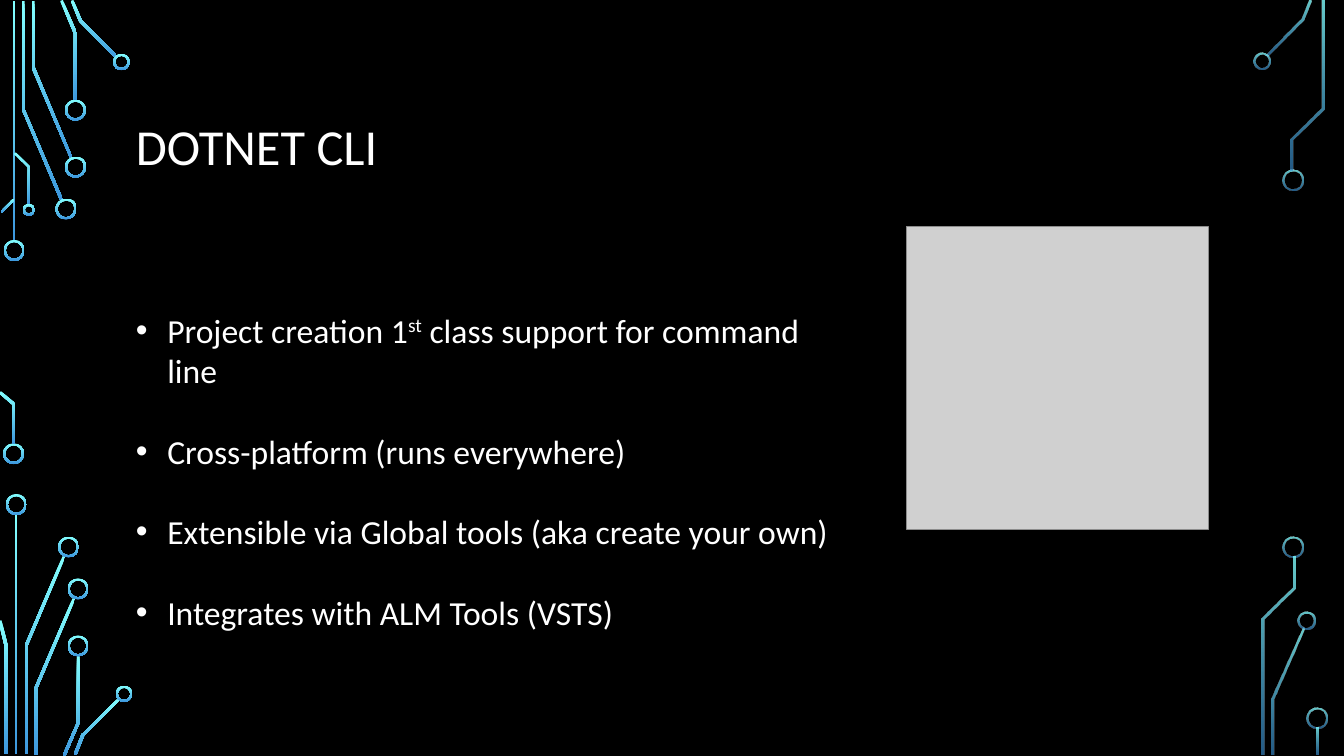
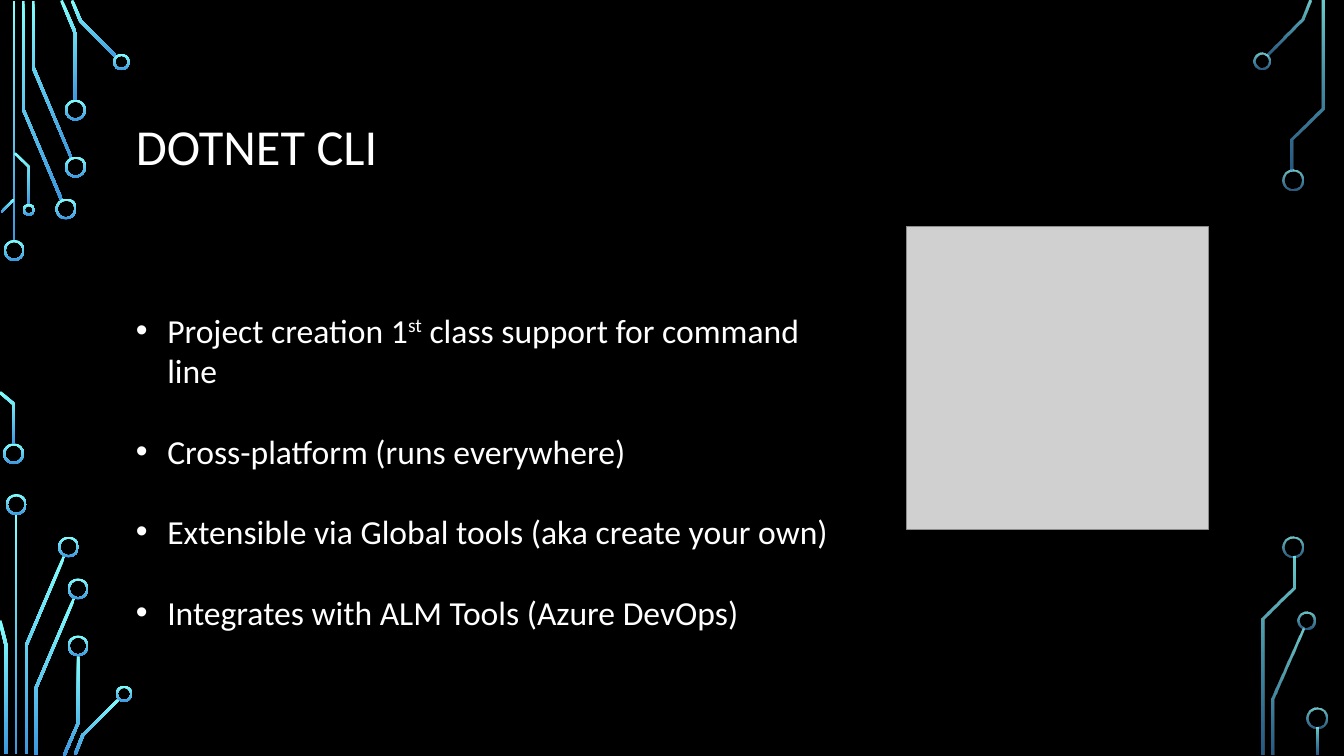
Before and after one commit to isaacrlevin/levin-talks, a slide deck: slide 7 of Clis/The Four CLIs of The Apocalypse.pptx (slide 6 before the commit). Drawn at 1344x756 pixels with LibreOffice and Linux fonts; fonts in the diff are those of the drawing; grey boxes stand for pictures; background and template pictures are left out. Boxes give left, top, right and bottom in pixels: in the first picture for what was removed or moved away, otherwise in the second. Text is boxed around its words. In the diff, an @@ line names an element or a change of style, - is before the commit and + after.

```diff
--- a/Clis/The Four CLIs of The Apocalypse.pptx
+++ b/Clis/The Four CLIs of The Apocalypse.pptx
@@ text at [167, 600, 738, 631]: text changed @@
-• Integrates with ALM Tools (VSTS)
+• Integrates with ALM Tools (Azure DevOps)
```
Also in this commit, not shown: 3 other slides changed, 1 slide added.
